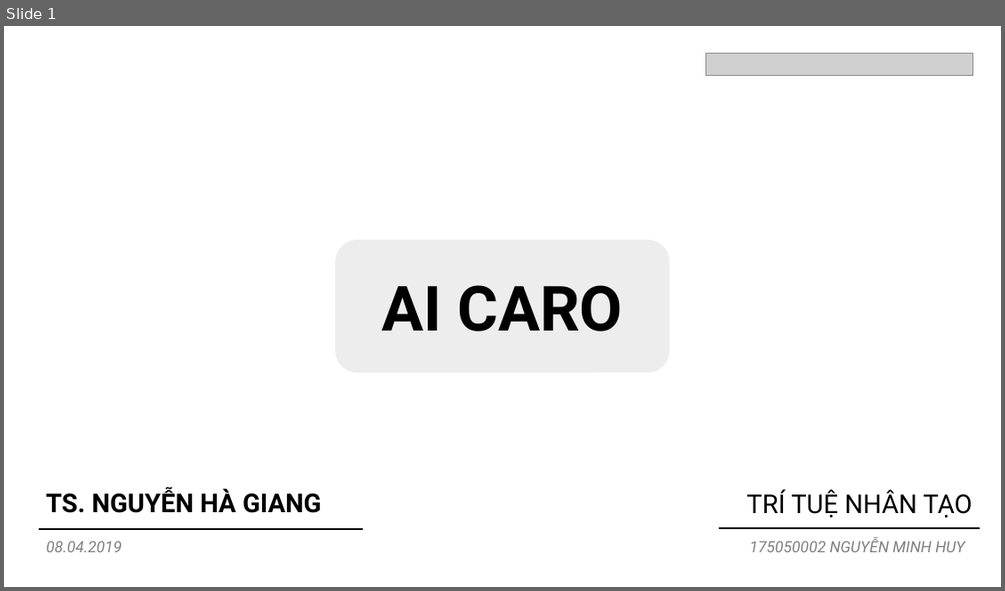
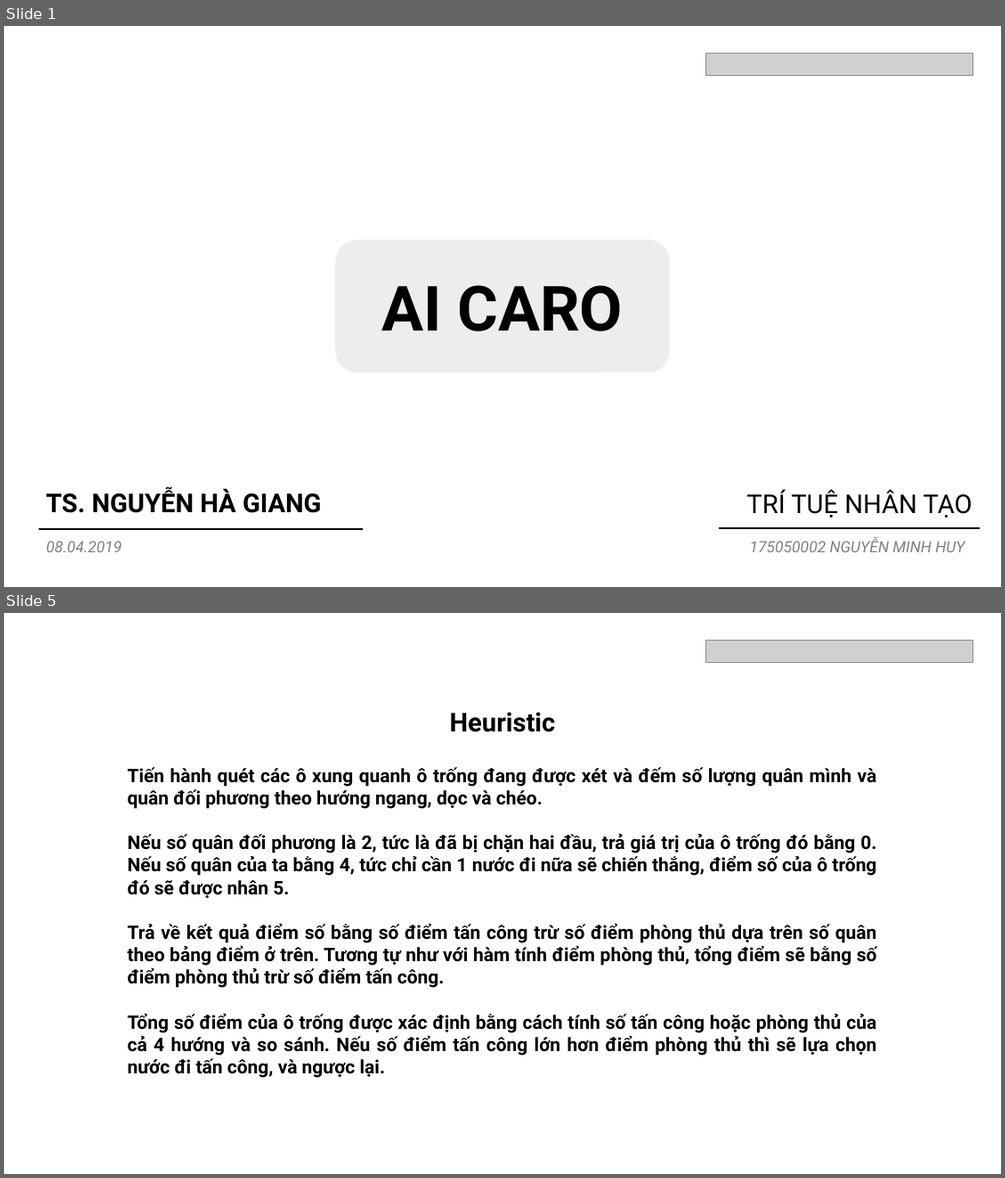
Before and after one commit to ithgnm/AI-Caro, a slide deck: Caro.pptx. Shown one above the other, each under a label of ours: slide 1 before the commit, slides 1 and 5 after it; the slides between them are not shown. The pictures are 1005x591 and 1005x1178 pixels, drawn with LibreOffice and Linux fonts; fonts in the diff are those of the drawing; grey boxes stand for pictures; background and template pictures are left out. Boxes give left, top, right and bottom in pixels: in the first picture for what was removed or moved away, otherwise in the second. Text is boxed around its words. In the diff, an @@ line names an element or a change of style, - is before the commit and + after.

Commit message:
Update PPTX

```diff
--- a/Caro.pptx
+++ b/Caro.pptx
@@ slide 5 added at [4, 613, 1001, 1174], background picture (left out) @@
@@ picture added at [706, 641, 972, 663] @@
@@ text added at [450, 712, 556, 732], 25 pt, text #000000, bold @@
+Heuristic
@@ text added at [128, 767, 877, 1078], 18 pt, text #000000, bold @@
+Tiến hành quét các ô xung quanh ô trống đang được xét và đếm số lượng quân mình và quân đối phương theo hướng ngang, dọc và chéo.
+Nếu số quân đối phương là 2, tức là đã bị chặn hai đầu, trả giá trị của ô trống đó bằng 0. Nếu số quân của ta bằng 4, tức chỉ cần 1 nước đi nữa sẽ chiến thắng, điểm số của ô trống đó sẽ được nhân 5.
+Trả về kết quả điểm số bằng số điểm tấn công trừ số điểm phòng thủ dựa trên số quân theo bảng điểm ở trên. Tương tự như với hàm tính điểm phòng thủ, tổng điểm sẽ bằng số điểm phòng thủ trừ số điểm tấn công.
+Tổng số điểm của ô trống được xác định bằng cách tính số tấn công hoặc phòng thủ của cả 4 hướng và so sánh. Nếu số điểm tấn công lớn hơn điểm phòng thủ thì sẽ lựa chọn nước đi tấn công, và ngược lại.
```
Also in this commit, not shown: 7 other slides added, 1 slide removed.
